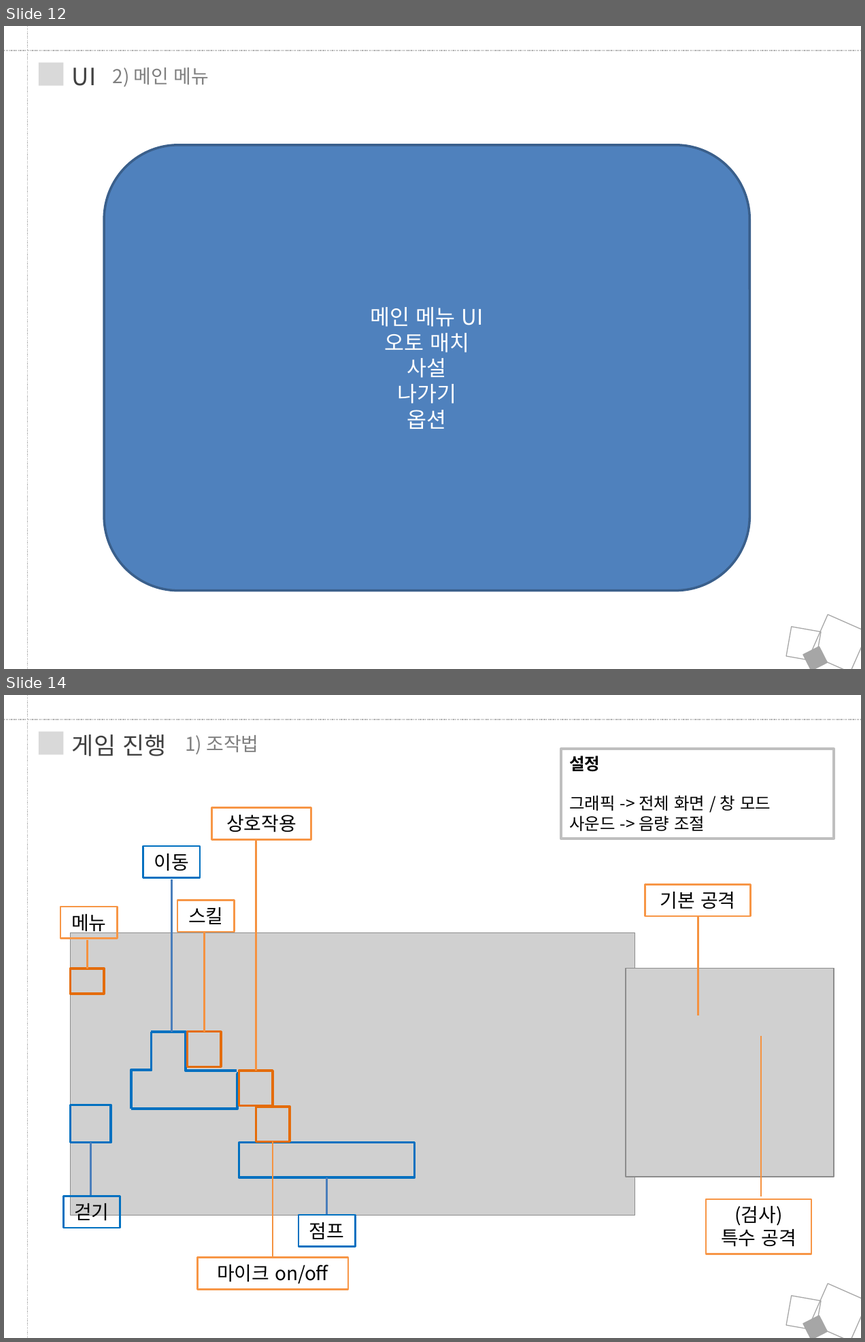
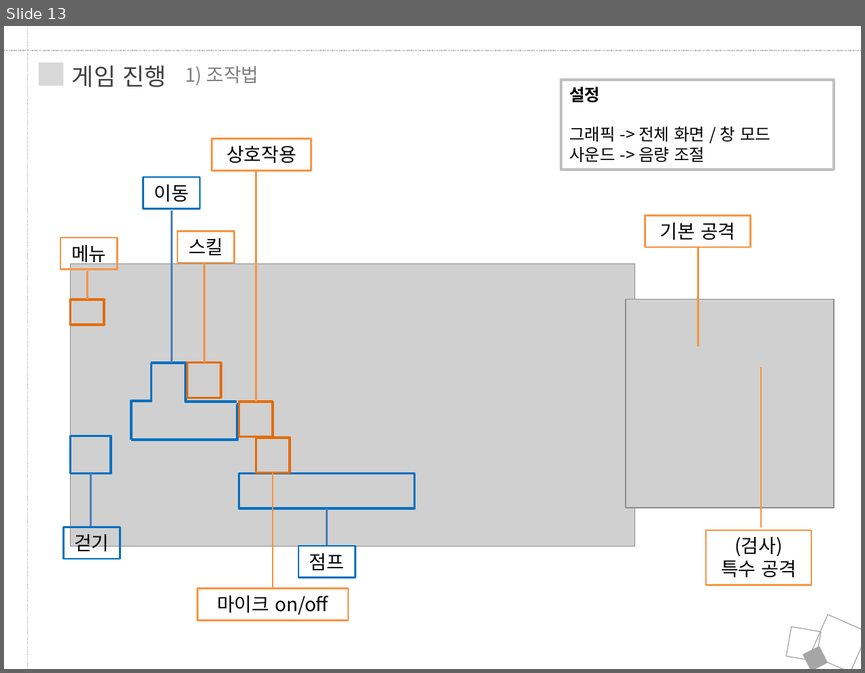
Before and after one commit to JungRobbi/ZolZak, a slide deck: Document/ppt.pptx. Shown one above the other, each under a label of ours: slides 12 and 14 before the commit, slide 13 after it; the slides between them are not shown. The pictures are 865x1342 and 865x673 pixels, drawn with LibreOffice and Linux fonts; fonts in the diff are those of the drawing; grey boxes stand for pictures. Boxes give left, top, right and bottom in pixels: in the first picture for what was removed or moved away, otherwise in the second. Text is boxed around its words. In the diff, an @@ line names an element or a change of style, - is before the commit and + after.

```diff
--- a/Document/ppt.pptx
+++ b/Document/ppt.pptx
@@ slide 12 removed at bbox=[4, 26, 861, 669], background #FFFFFF @@
@@ line removed from (28, 26) to (28, 669) @@
@@ line removed from (4, 51) to (861, 51) @@
@@ rectangle removed at bbox=[39, 63, 64, 86] @@
@@ text removed at bbox=[72, 67, 96, 86] @@
-UI
@@ text removed at bbox=[113, 67, 209, 87] @@
-2) 메인 메뉴
@@ rounded rectangle removed at bbox=[104, 145, 749, 590] @@
-메인 메뉴 UI
-오토 매치
-사설
-나가기
-옵션
@@ rectangle removed at bbox=[810, 614, 861, 669] @@
@@ rectangle removed at bbox=[787, 626, 821, 660] @@
@@ rectangle removed at bbox=[803, 645, 827, 669] @@
@@ what was slide 14 is now slide 13 @@
```
Also in this commit, not shown: 2 slides changed, 1 slide added, 2 other slides removed, 6 other files.
